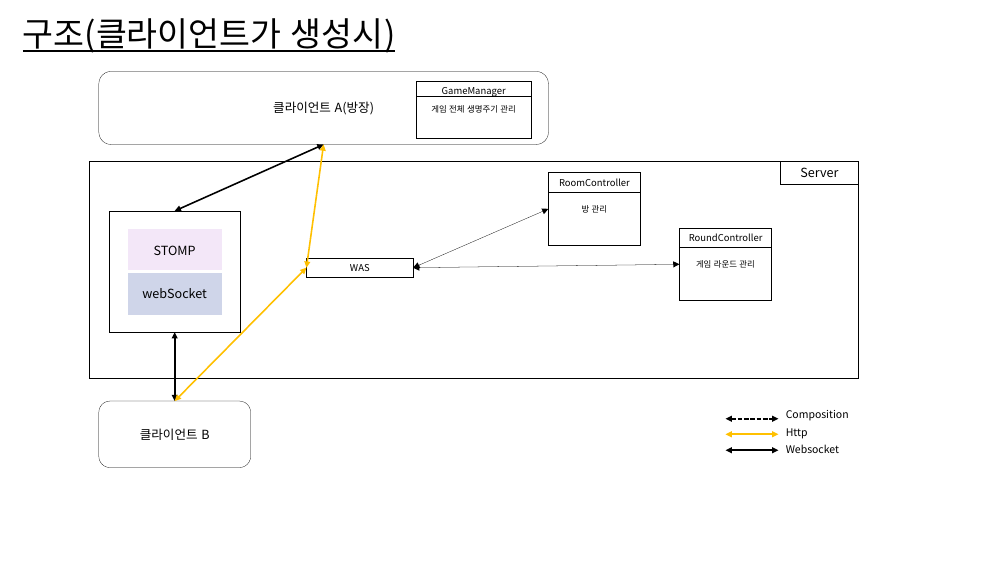
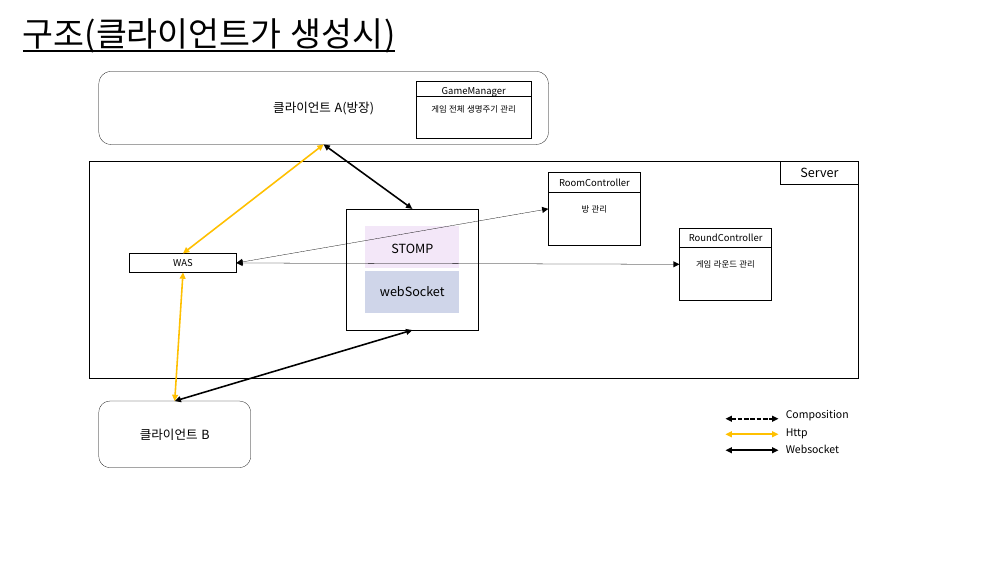
Before and after one commit to LiarGameDevelop/LiarGameServer, a slide deck: slide 10 of doc/document.pptx. Drawn at 1008x567 pixels with LibreOffice and Linux fonts; fonts in the diff are those of the drawing. Boxes give left, top, right and bottom in pixels: in the first picture for what was removed or moved away, otherwise in the second. Text is boxed around its words. In the diff, an @@ line names an element or a change of style, - is before the commit and + after.

```diff
--- a/doc/document.pptx
+++ b/doc/document.pptx
@@ double arrow moved from (324, 144) - (306, 268) to (324, 144) - (183, 253) @@
@@ double arrow moved from (324, 144) - (175, 211) to (324, 144) - (412, 209) @@
@@ double arrow moved from (413, 268) - (548, 209) to (237, 263) - (548, 209) @@
@@ rectangle: place and size @@
-rectangle at bbox=[109, 211, 240, 332]
+rectangle at bbox=[346, 209, 478, 330]
@@ table: place and size @@
-table at bbox=[127, 228, 222, 315]
+table at bbox=[365, 226, 460, 313]
@@ rectangle "WAS": place and size @@
-rectangle "WAS" at bbox=[306, 259, 413, 278]
+rectangle "WAS" at bbox=[130, 253, 237, 272]
@@ double arrow moved from (680, 265) - (413, 268) to (680, 265) - (237, 263) @@
@@ double arrow moved from (306, 268) - (175, 402) to (183, 272) - (175, 402) @@
@@ double arrow moved from (175, 332) - (175, 402) to (412, 330) - (175, 402) @@
```
Also in this commit, not shown: 1 other slide changed, 1 slide added, 45 other files.
